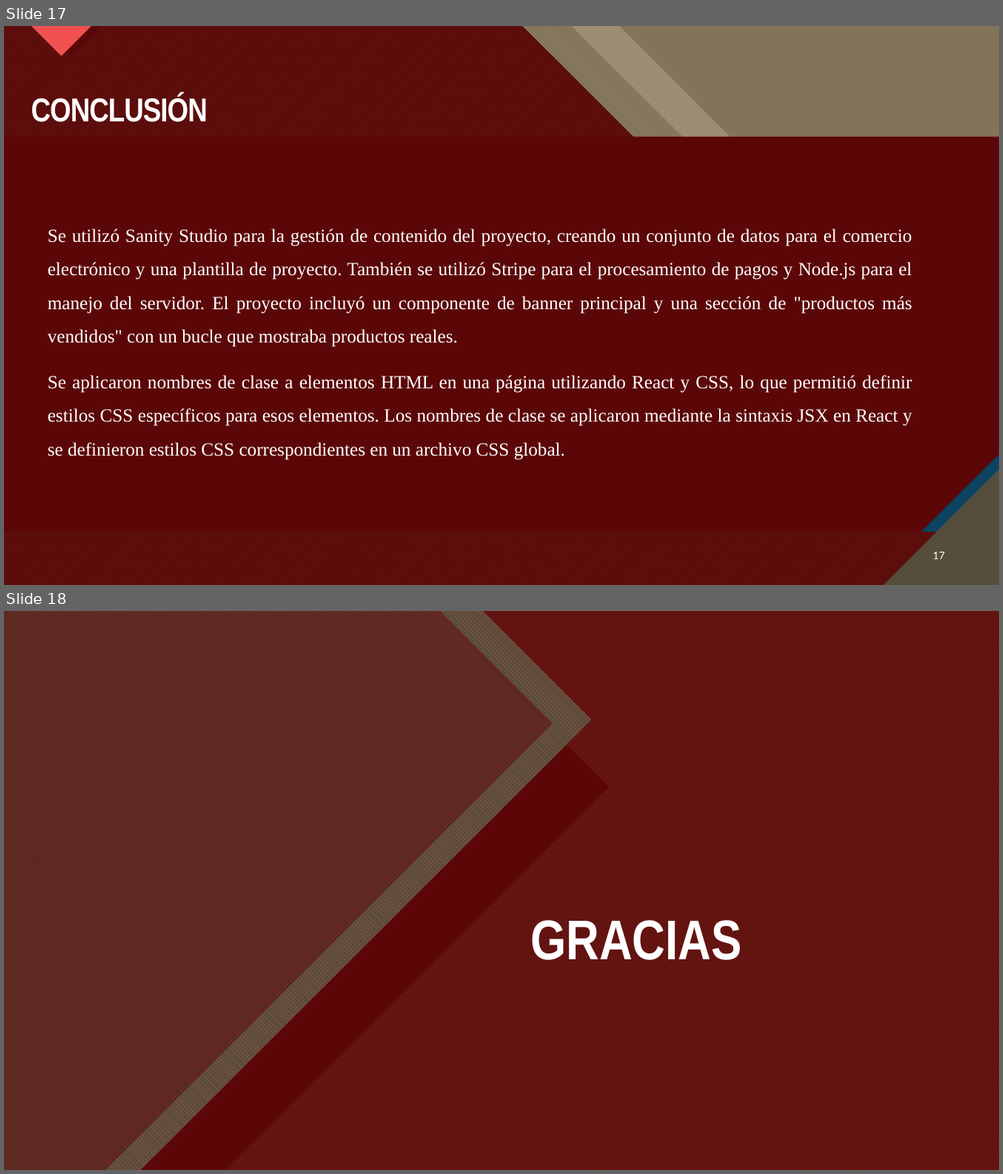
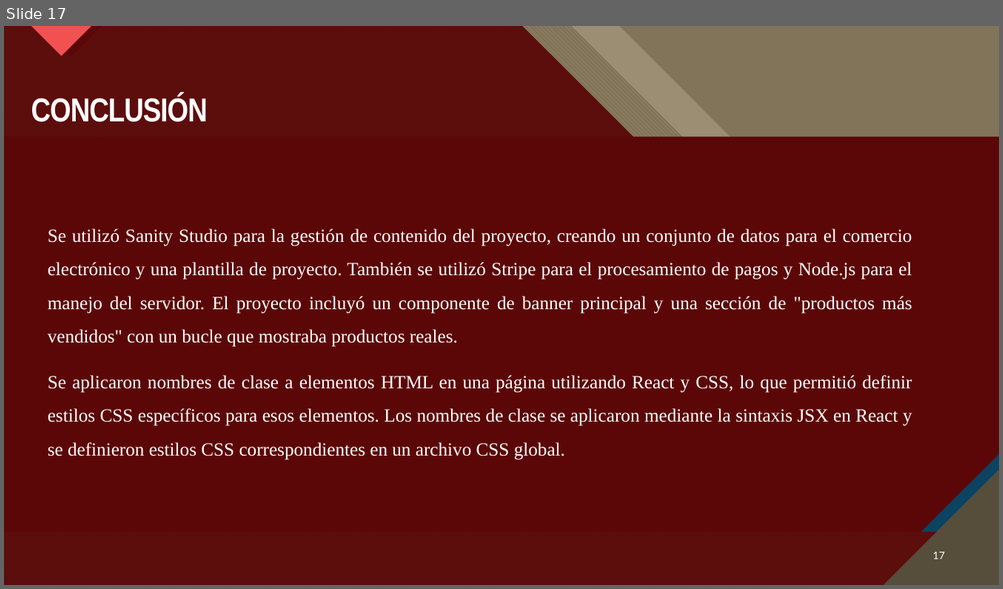
Before and after one commit to DevinLlerena23/proyecto_1, a slide deck: Tienda_electronica (1).pptx. Shown one above the other, each under a label of ours: slides 17 and 18 before the commit, slide 17 after it. The pictures are 1003x1174 and 1003x589 pixels, drawn with LibreOffice and Linux fonts; fonts in the diff are those of the drawing; background and template pictures are left out; a plain dark background stands for a picture behind light text. Boxes give left, top, right and bottom in pixels: in the first picture for what was removed or moved away, otherwise in the second. Text is boxed around its words. In the diff, an @@ line names an element or a change of style, - is before the commit and + after.

```diff
--- a/Tienda_electronica (1).pptx
+++ b/Tienda_electronica (1).pptx
@@ slide 18 removed at (x1=4, y1=611, x2=999, y2=1170), background picture (left out); not listed: 11 template elements that a slide beside it also shows @@
@@ rectangle removed at (x1=4, y1=611, x2=982, y2=1153) @@
@@ rectangle removed at (x1=4, y1=611, x2=999, y2=1170) @@
@@ freeform shape removed at (x1=4, y1=611, x2=999, y2=1170) @@
@@ freeform shape removed at (x1=4, y1=611, x2=609, y2=1170) @@
@@ freeform shape removed at (x1=4, y1=611, x2=592, y2=1170) @@
@@ freeform shape removed at (x1=4, y1=611, x2=553, y2=1170) @@
@@ freeform shape removed at (x1=5, y1=611, x2=999, y2=1170) @@
@@ freeform shape removed at (x1=5, y1=611, x2=999, y2=1170) @@
@@ title removed at (x1=530, y1=920, x2=741, y2=960) @@
-GRACIAS
```
Also in this commit, not shown: 2 slides added.
